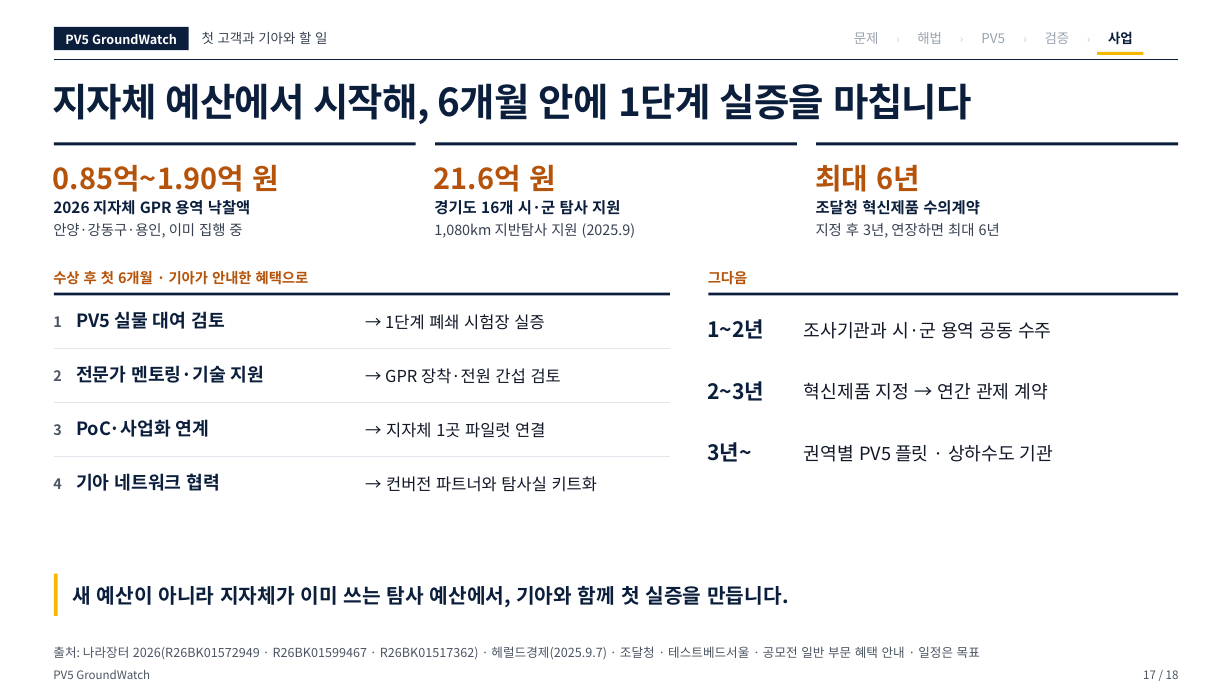
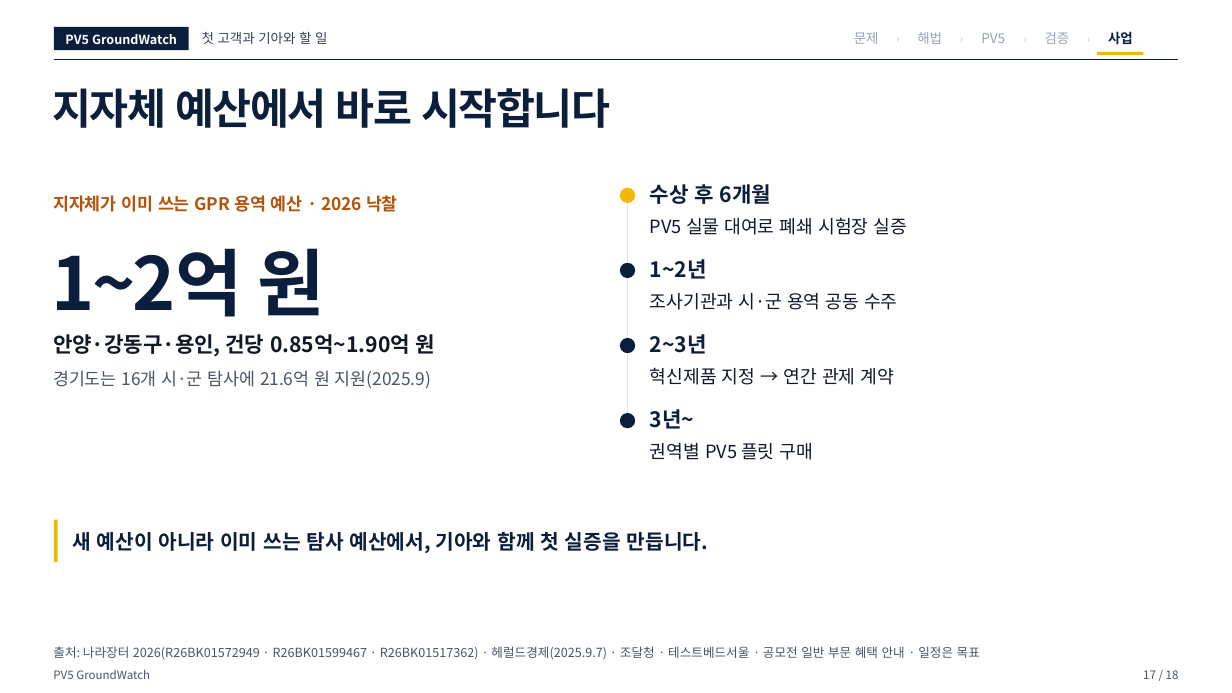
Before and after one commit to woojin-choe/pv5-hose-lab, a slide deck: slide 17 of ppt_all/PV5_GroundWatch_10_25.pptx. Drawn at 1232x693 pixels with LibreOffice and Linux fonts; fonts in the diff are those of the drawing. Boxes give left, top, right and bottom in pixels: in the first picture for what was removed or moved away, otherwise in the second. Text is boxed around its words. In the diff, an @@ line names an element or a change of style, - is before the commit and + after.

```diff
--- a/ppt_all/PV5_GroundWatch_10_25.pptx
+++ b/ppt_all/PV5_GroundWatch_10_25.pptx
@@ text at (52,88,610,128): text changed; size 30 to 33 pt @@
-지자체 예산에서 시작해, 6개월 안에 1단계 실증을 마칩니다
+지자체 예산에서 바로 시작합니다
@@ text at (53,195,398,212): text changed; size 12 to 13.5 pt; text colour #0B1E3C to #B45309 @@
-2026 지자체 GPR 용역 낙찰액
+지자체가 이미 쓰는 GPR 용역 예산 · 2026 낙찰
@@ text at (650,217,907,235): text changed; size 12.8 to 14.2 pt @@
-→ 1단계 폐쇄 시험장 실증
+PV5 실물 대여로 폐쇄 시험장 실증
@@ group removed at (53,142,1178,238): 6 texts, 3 rectangles @@
-안양·강동구·용인, 이미 집행 중
-21.6억 원
-1,080km 지반탐사 지원 (2025.9)
-최대 6년
-조달청 혁신제품 수의계약
-지정 후 3년, 연장하면 최대 6년
@@ text at (52,248,325,317): text changed; size 22.5 to 57 pt; text colour #B45309 to #0B1E3C @@
-0.85억~1.90억 원
+1~2억 원
@@ text "1~2년": place and size @@
-text "1~2년" at (708,319,765,339)
+text "1~2년" at (650,259,707,279)
@@ text "조사기관과 시·군 용역 공동 수주": place and size @@
-text "조사기관과 시·군 용역 공동 수주" at (804,322,1051,339)
+text "조사기관과 시·군 용역 공동 수주" at (650,293,897,310)
@@ text removed at (708,271,748,285) @@
-그다음
@@ rectangle removed at (709,293,1178,296) @@
@@ text added at (53,334,435,357), 16.5 pt, text #111827, bold @@
+안양·강동구·용인, 건당 0.85억~1.90억 원
@@ text "2~3년": place and size @@
-text "2~3년" at (708,381,765,401)
+text "2~3년" at (650,334,707,354)
@@ text at (53,370,431,388): text changed; size 12 to 13.5 pt; text colour #0B1E3C to #4B5563; bold off @@
-경기도 16개 시·군 탐사 지원
+경기도는 16개 시·군 탐사에 21.6억 원 지원(2025.9)
@@ text "혁신제품 지정 → 연간 관제 ...": place and size @@
-text "혁신제품 지정 → 연간 관제 ..." at (804,382,1048,400)
+text "혁신제품 지정 → 연간 관제 ..." at (650,367,894,385)
@@ group added at (620,184,771,429): 4 ellipses, 1 freeform shape, 1 text @@
+수상 후 6개월
@@ text "3년~": place and size @@
-text "3년~" at (708,442,752,462)
+text "3년~" at (650,409,694,429)
@@ text at (650,443,813,460): text changed @@
-권역별 PV5 플릿 · 상하수도 기관
+권역별 PV5 플릿 구매
@@ group removed at (53,271,670,492): 12 texts, 3 freeform shapes, 1 rectangle @@
-수상 후 첫 6개월 · 기아가 안내한 혜택으로
-1
-PV5 실물 대여 검토
-2
-전문가 멘토링·기술 지원
-→ GPR 장착·전원 간섭 검토
-3
-PoC·사업화 연계
-→ 지자체 1곳 파일럿 연결
-4
-기아 네트워크 협력
-→ 컨버전 파트너와 탐사실 키트화
@@ rectangle: place and size @@
-rectangle at (54,574,57,616)
+rectangle at (54,519,57,562)
@@ text at (72,532,708,553): text changed @@
-새 예산이 아니라 지자체가 이미 쓰는 탐사 예산에서, 기아와 함께 첫 실증을 만듭니다.
+새 예산이 아니라 이미 쓰는 탐사 예산에서, 기아와 함께 첫 실증을 만듭니다.
```
Also in this commit, not shown: 11 other slides changed, 17 other files.
